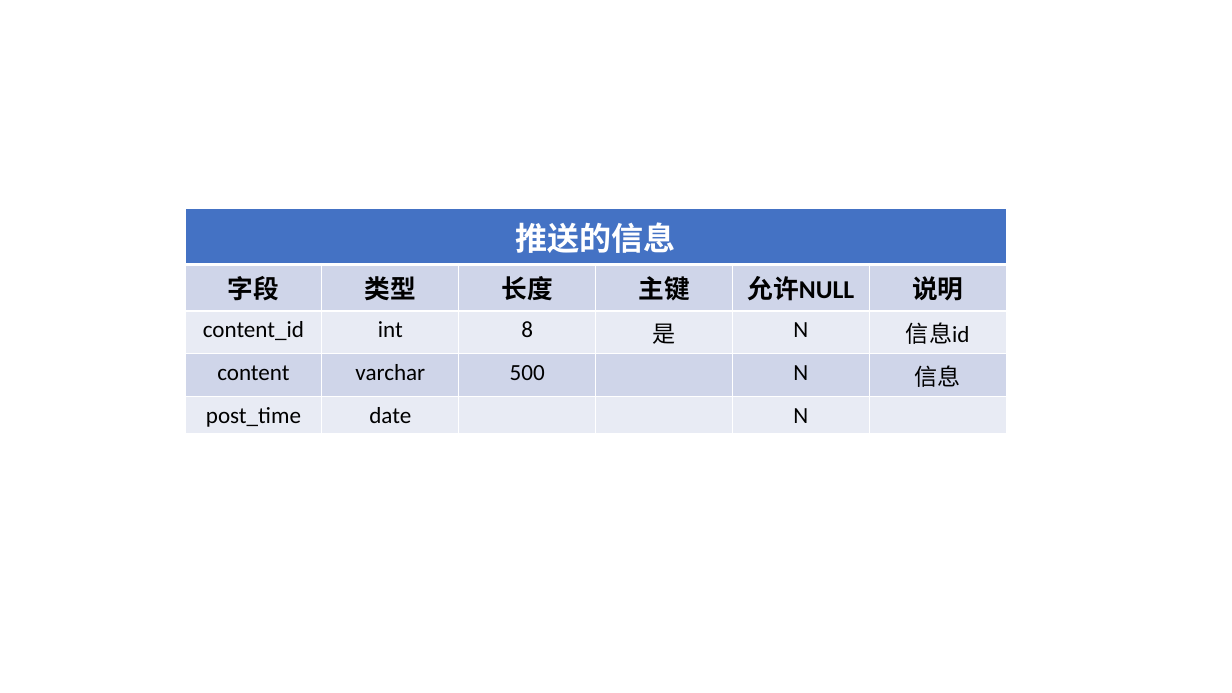
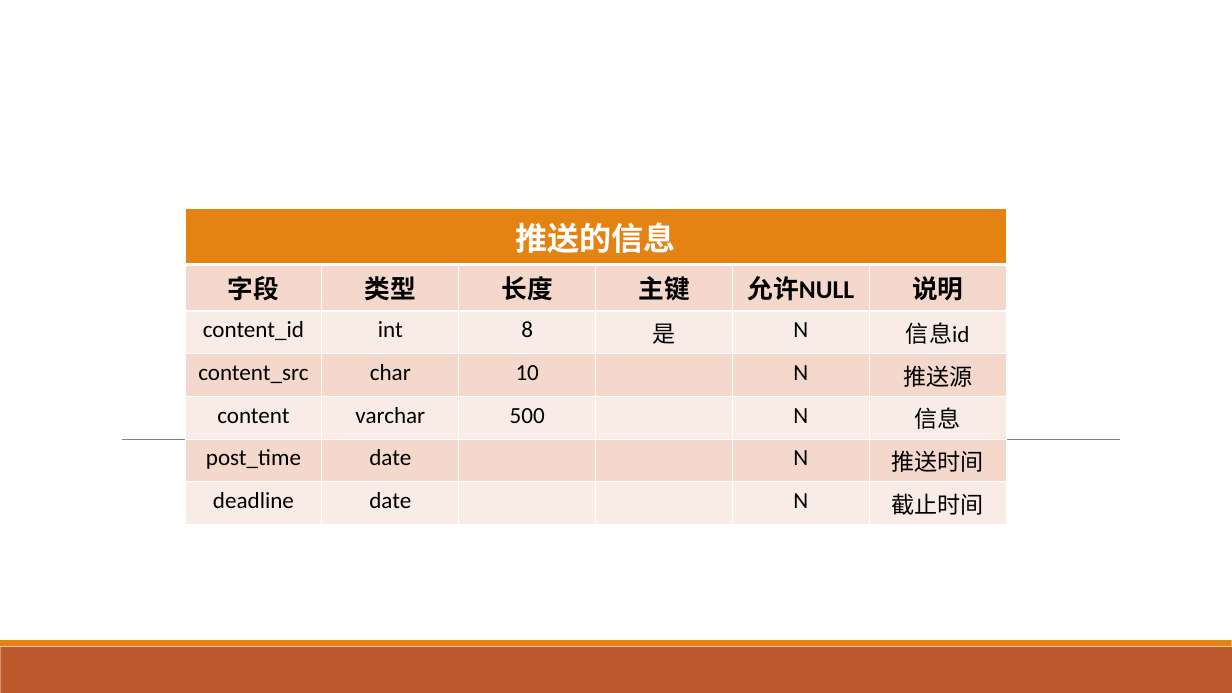
Before and after one commit to zeweidan/chicken_group_project, a slide deck: slide 3 of db/数据表.pptx. Drawn at 1232x693 pixels with LibreOffice and Linux fonts; fonts in the diff are those of the drawing. Boxes give left, top, right and bottom in pixels: in the first picture for what was removed or moved away, otherwise in the second. Text is boxed around its words. In the diff, an @@ line names an element or a change of style, - is before the commit and + after.

```diff
--- a/db/数据表.pptx
+++ b/db/数据表.pptx
@@ table at (x1=185, y1=209, x2=1006, y2=519) @@
+row 4: content_src | char | 10 |  | N | 推送源
-row 5: post_time | date |  |  | N | 
+row 6: post_time | date |  |  | N | 推送时间
+row 7: deadline | date |  |  | N | 截止时间
@@ line added from (122, 439) to (1120, 439), #808080 0.5 pt @@
@@ rectangle added at (x1=0, y1=647, x2=1232, y2=693), fill #BD582C @@
@@ rectangle added at (x1=0, y1=640, x2=1232, y2=647), fill #E48312 @@
```
Also in this commit, not shown: 3 other slides changed, 7 other files.
